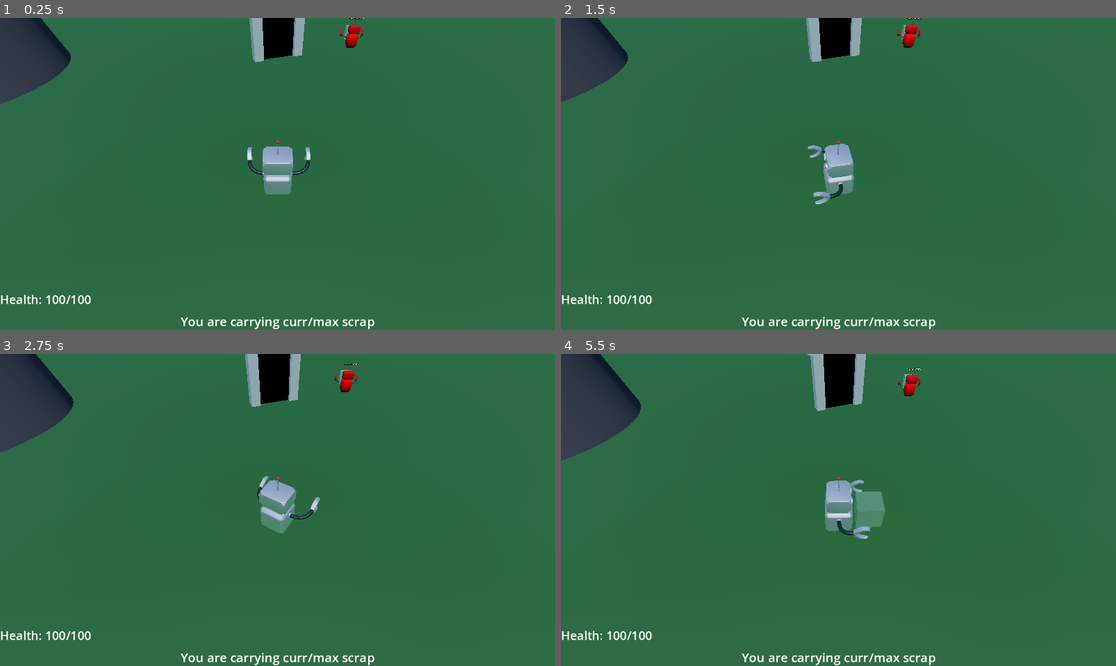
Above: before the commit, frames 1-4 (two rows, left to right).
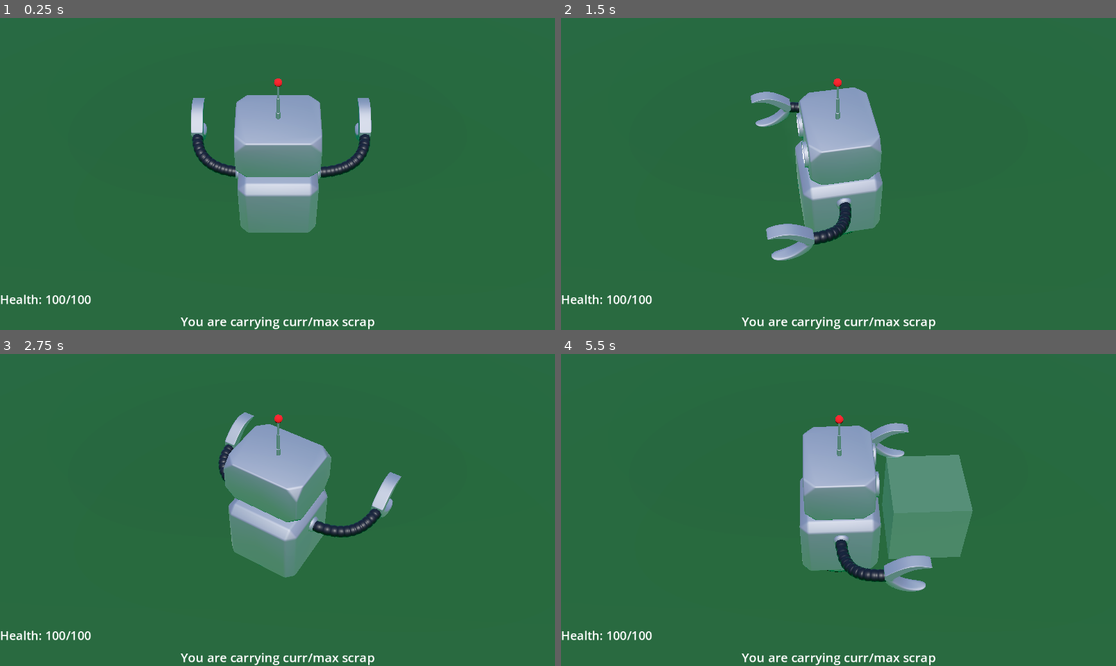
Above: after the commit, the same moments.

Repository: RedotOpenGame/game
Game: Godot game, scene res://Scenes/overworld.tscn
Two runs of this game, one before a commit and one after it. Both use one fixed random seed, a clock stepped at 60 frames per second and the inputs below. Before the commit the project starts from res://Scenes/Levels/overworld.tscn.
Inputs (mouse positions are in pixels of both pictures, inside the frame that each line leads up to):
- Up to frame 1 (0.25 s): no input
- Up to frame 2 (1.5 s): tap Enter at 0.5 s; move the mouse to (960, 158) at 0.52 s; tap A (a) at 0.6 s; click (960, 158) at 0.67 s; tap D (d) at 0.8, 1.35 s; move the mouse to (727, 189) at 1.27 s; hold \ (backslash) from 1.28 s (still down)
- Up to frame 3 (2.75 s): tap E (e) at 1.55, 2.1 s; tap Space (space) at 2 s; move the mouse to (333, 441) at 2.02 s; release \ (backslash) at 2.03 s; tap F (f) at 2.3 s
- Up to frame 4 (5.5 s): move the mouse to (810, 572) at 2.77 s; tap F (f) at 2.85 s; click (810, 572) at 2.92 s; tap S (s) at 3.05, 3.6 s; move the mouse to (1005, 556) at 3.52 s; hold \ (backslash) from 3.53 s (still down); tap W (w) at 3.8, 4.35 s; tap Enter at 4.25 s; move the mouse to (672, 463) at 4.27 s; tap A (a) at 4.55, 5.1 s; tap Space (space) at 5 s; move the mouse to (866, 510) at 5.02 s; click (866, 510) at 5.17 s; tap D (d) at 5.3 s

The runs differ from the first frame. In frame 1, 12% of the frame differs, in the area x 0-67%, y 0-69%; in frame 2, 11%; in frame 3, 13%; in frame 4, 17%, in the area x 0-75%, y 0-77%.

Commit message:
A few minor changes
I just changed a few things, mostly setting any scene changes to be called deferred, and small camera adjustments.

Diff:
--- a/Scenes/meshes/dungeon_exit.gd
+++ b/Scenes/meshes/dungeon_exit.gd
@@ -3,4 +3,4 @@
 
 func _on_touch_me_body_entered(body: Node3D) -> void:
 	if body.name == "PlayerActor":
-		get_tree().change_scene_to_file("res://Scenes/Levels/overworld.tscn")
+		get_tree().call_deferred("change_scene_to_file", "res://Scenes/overworld.tscn")
--- a/Scenes/players/player_actor.gd
+++ b/Scenes/players/player_actor.gd
@@ -64,7 +64,7 @@
 		#followers.pick_random().death()
 
 
-func _process(delta: float) -> void:
+func _process(_delta: float) -> void:
 	if Input.is_action_pressed("left_click"):
 		anim.play("attack")
 
@@ -134,7 +134,7 @@
 
 func death():
 	print("You are dead. Now what?")
-	get_tree().change_scene_to_file("res://Scenes/Levels/overworld.tscn")
+	get_tree().call_deferred("change_scene_to_file", "res://Scenes/overworld.tscn")
 
 func _on_area_3d_body_entered(body: Node3D) -> void:
 	if "damage_func" in body:
--- a/Scenes/players/player_actor.tscn
+++ b/Scenes/players/player_actor.tscn
@@ -132,6 +132,7 @@
 [node name="Camera3D" type="Camera3D" parent="CameraControl"]
 transform = Transform3D(1, 0, 0, 0, -4.37114e-08, 1, 0, -1, -4.37114e-08, 0, 8, 0)
 current = true
+fov = 30.0
 
 [node name="CanvasLayer" type="CanvasLayer" parent="."]
 
--- a/project.godot
+++ b/project.godot
@@ -12,13 +12,17 @@
 
 config/name="3d_adventure"
 config/tags=PackedStringArray("github_import")
-run/main_scene="res://Scenes/Levels/overworld.tscn"
+run/main_scene="res://Scenes/overworld.tscn"
 config/features=PackedStringArray("4.3", "Forward Plus")
 config/icon="res://icon.svg"
 
 [autoload]
 
 Gameplay="*res://Globals/Gameplay.gd"
+
+[dotnet]
+
+project/assembly_name="3d_adventure"
 
 [global_group]
 
Not shown: 3 places in Scenes/overworld.tscn that only renumber resources
